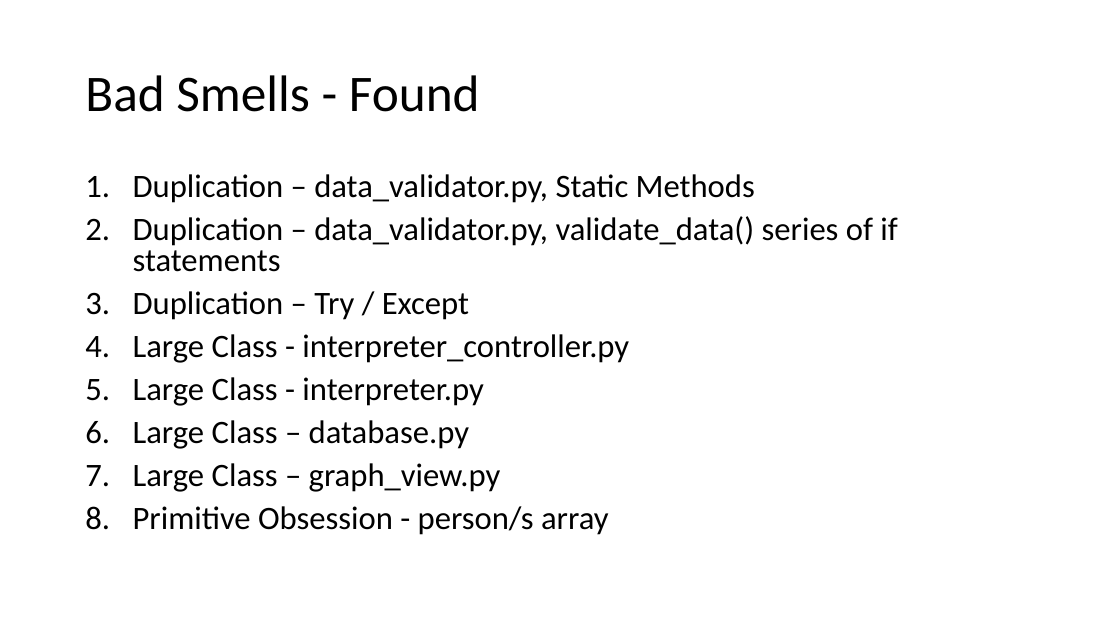
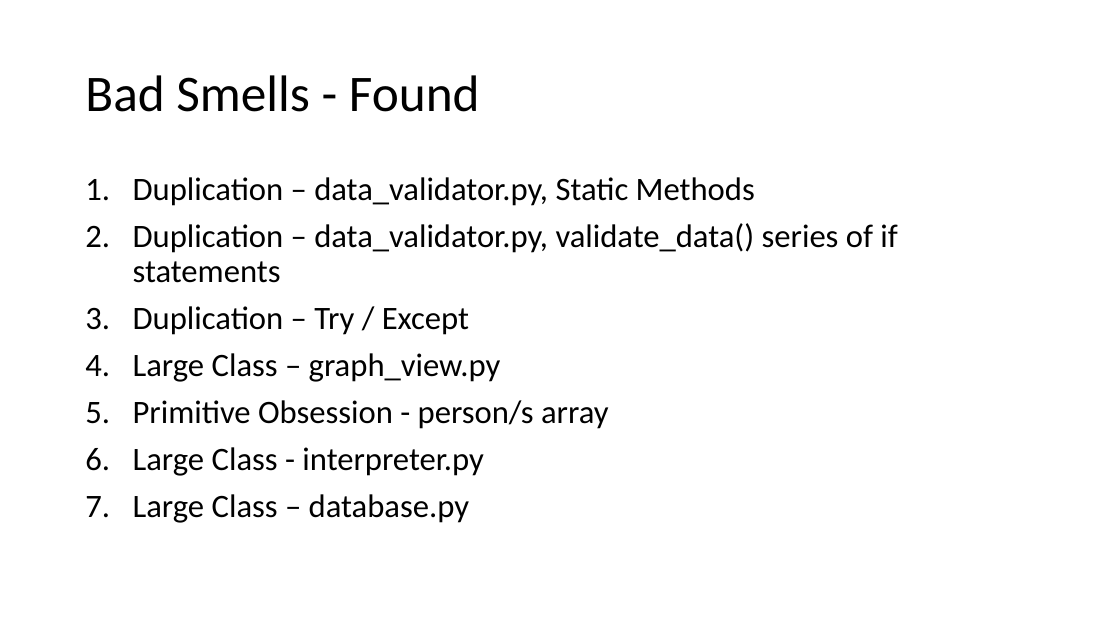
Before and after one commit to steven-snelling/PR301-Assignment_2, a slide deck: slide 2 of bad_smells.pptx. Drawn at 1120x630 pixels with LibreOffice and Linux fonts; fonts in the diff are those of the drawing. Boxes give left, top, right and bottom in pixels: in the first picture for what was removed or moved away, otherwise in the second. Text is boxed around its words. In the diff, an @@ line names an element or a change of style, - is before the commit and + after.

```diff
--- a/bad_smells.pptx
+++ b/bad_smells.pptx
@@ text at <box>133,177,897,523</box>: line spacing 0.8 to 0.9 @@
@@ text at <box>133,353,609,429</box>: text changed @@
-4. Large Class - interpreter_controller.py
+4. Large Class – graph_view.py
+5. Primitive Obsession - person/s array
@@ text at <box>133,463,609,535</box>: paragraphs removed @@
-7. Large Class – graph_view.py
-8. Primitive Obsession - person/s array
```
Also in this commit, not shown: 5 other slides changed, 2 slides added, 1 slide removed.
